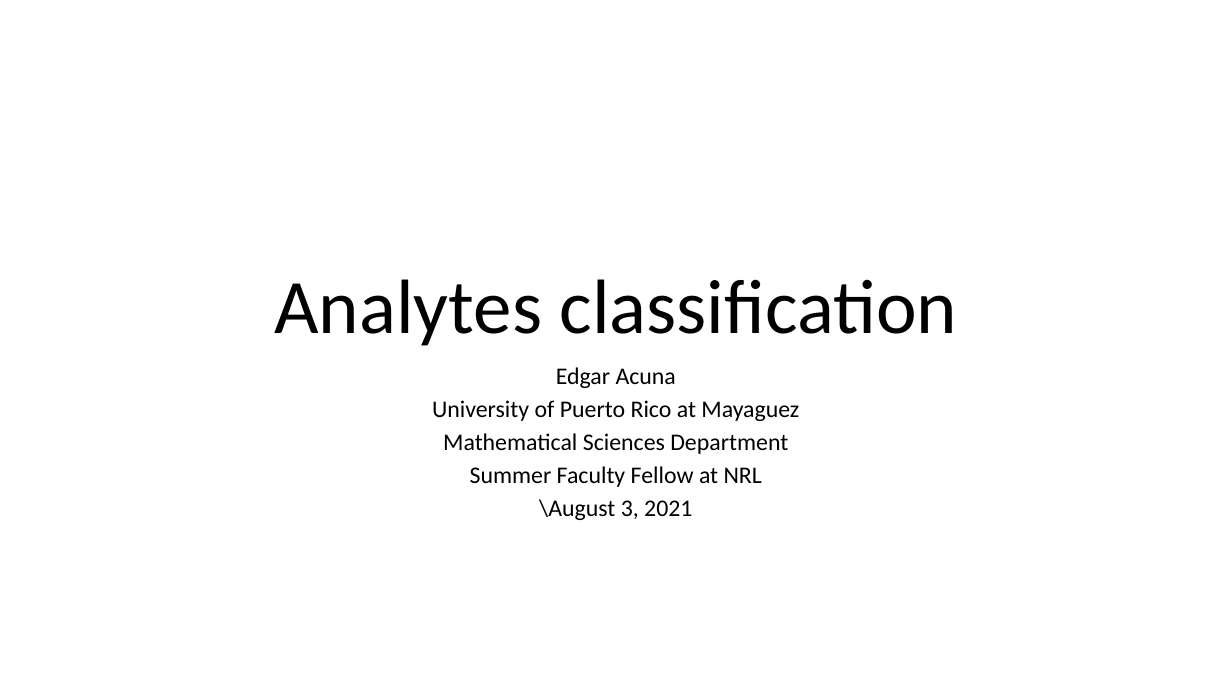
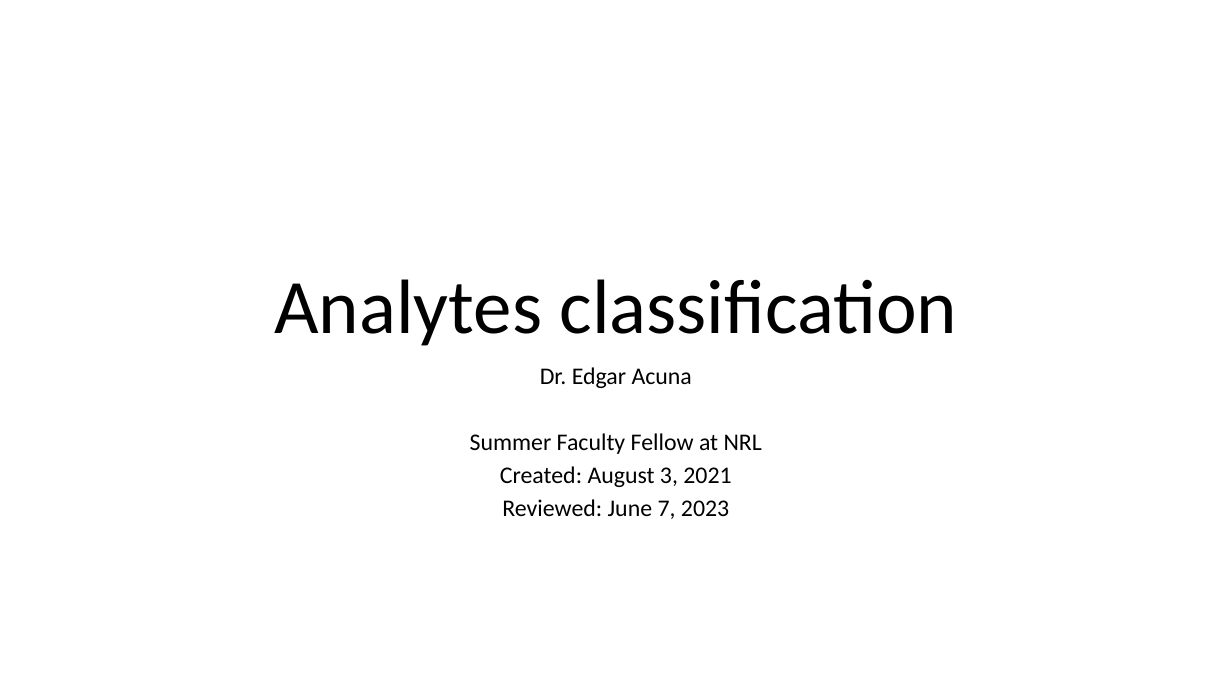
Before and after one commit to eacunafer/analytes, a slide deck: slide 1 of NRL40551.pptx. Drawn at 1232x693 pixels with LibreOffice and Linux fonts; fonts in the diff are those of the drawing. Boxes give left, top, right and bottom in pixels: in the first picture for what was removed or moved away, otherwise in the second. Text is boxed around its words. In the diff, an @@ line names an element or a change of style, - is before the commit and + after.

```diff
--- a/NRL40551.pptx
+++ b/NRL40551.pptx
@@ subtitle at box(540, 367, 692, 388): text changed @@
-Edgar Acuna
-University of Puerto Rico at Mayaguez
-Mathematical Sciences Department
+Dr. Edgar Acuna
@@ subtitle at box(500, 466, 731, 519): text changed @@
-\August 3, 2021
+Created: August 3, 2021
+Reviewed: June 7, 2023
```
Also in this commit, not shown: 2 other slides changed, 4 other files.
